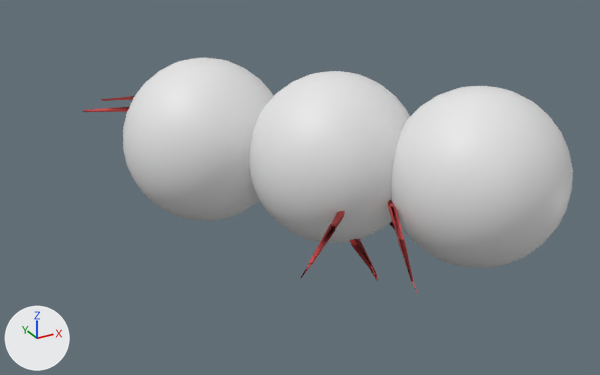
An edit to the FBX model Mrowisko/Mrowisko/MrowiskoContent/Models/mrowka_01.FBX, drawn before and after from the same camera.
The view is the same before and after, from a 50 mm lens placed at (-1.009, -1.669, 0.911), pointed at (-0.11, -0.033, 0.093). Lighting does not change. The marker at lower left points along +X, +Y and +Z. Where no turn or scale is listed for an object, it has been applied to the vertices.

Objects in the first picture: 'BoundingSphere005', 'BoundingSphere006', 'BoundingSphere4', 'Box001'.
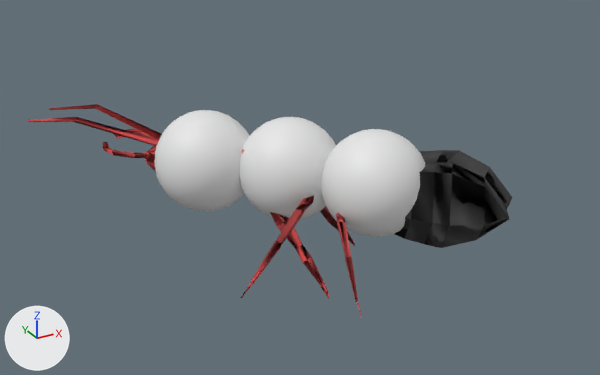
Diff of the bpy script that builds the scene:
```diff
--- a/Mrowisko/Mrowisko/MrowiskoContent/Models/mrowka_01.FBX.py
+++ b/Mrowisko/Mrowisko/MrowiskoContent/Models/mrowka_01.FBX.py
@@ ob_box001 @@
 ob_box001 = bpy.data.objects.new('Box001', me_mesh)
-ob_box001.location = (-0.008, -0.042, 0.139)
+ob_box001.location = (-0.152, -0.054, 0.139)
@@ ob_boundingsphere006 @@
 ob_boundingsphere006 = bpy.data.objects.new('BoundingSphere006', me_mesh_003)
-ob_boundingsphere006.location = (0.211, -0.305, 0.156)
-ob_boundingsphere006.scale = (0.0166, 0.0166, 0.0166)
+ob_boundingsphere006.location = (-0.302, 0.093, 0.156)
+ob_boundingsphere006.scale = (0.00971, 0.00971, 0.00971)
@@ ob_boundingsphere4 @@
 ob_boundingsphere4 = bpy.data.objects.new('BoundingSphere4', me_mesh_001)
-ob_boundingsphere4.location = (-0.018, -0.039, 0.156)
-ob_boundingsphere4.scale = (0.0166, 0.0166, 0.0166)
+ob_boundingsphere4.location = (-0.147, -0.051, 0.156)
+ob_boundingsphere4.scale = (0.00971, 0.00971, 0.00971)
@@ ob_boundingsphere005 @@
 ob_boundingsphere005 = bpy.data.objects.new('BoundingSphere005', me_mesh_002)
-ob_boundingsphere005.location = (-0.245, 0.229, 0.156)
-ob_boundingsphere005.scale = (0.0166, 0.0166, 0.0166)
+ob_boundingsphere005.location = (-0.018, -0.22, 0.156)
+ob_boundingsphere005.scale = (0.00971, 0.00971, 0.00971)
```

Location of each change, [x1, y1, x2, y2] in pixels of the pictures (600 x 375 px):
'BoundingSphere006', moved, rescaled (48% narrower, 44% shorter): before [391, 86, 573, 268]; after [154, 110, 249, 211]
'BoundingSphere005', moved, rescaled (30% narrower, 34% shorter): before [123, 58, 273, 221]; after [321, 129, 425, 237]
'BoundingSphere4', moved, rescaled (40% narrower, 40% shorter): before [249, 71, 410, 243]; after [239, 117, 336, 219]
'Box001', moved: before [83, 96, 418, 295]; after [27, 104, 512, 318]
